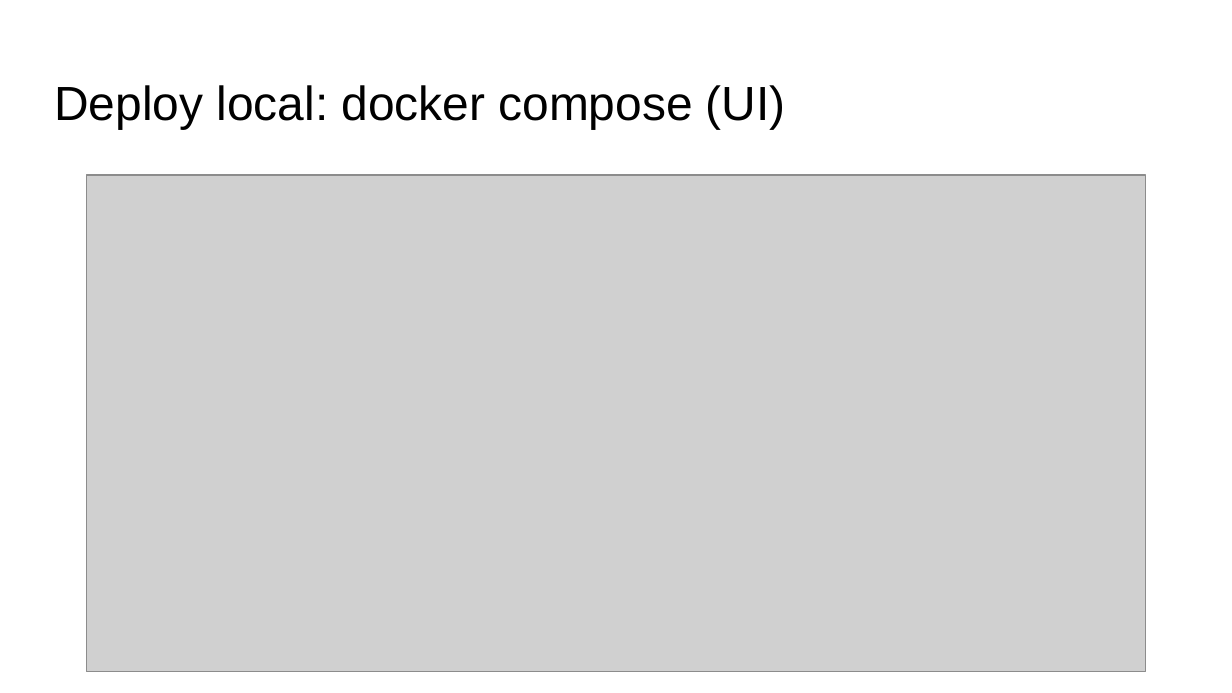
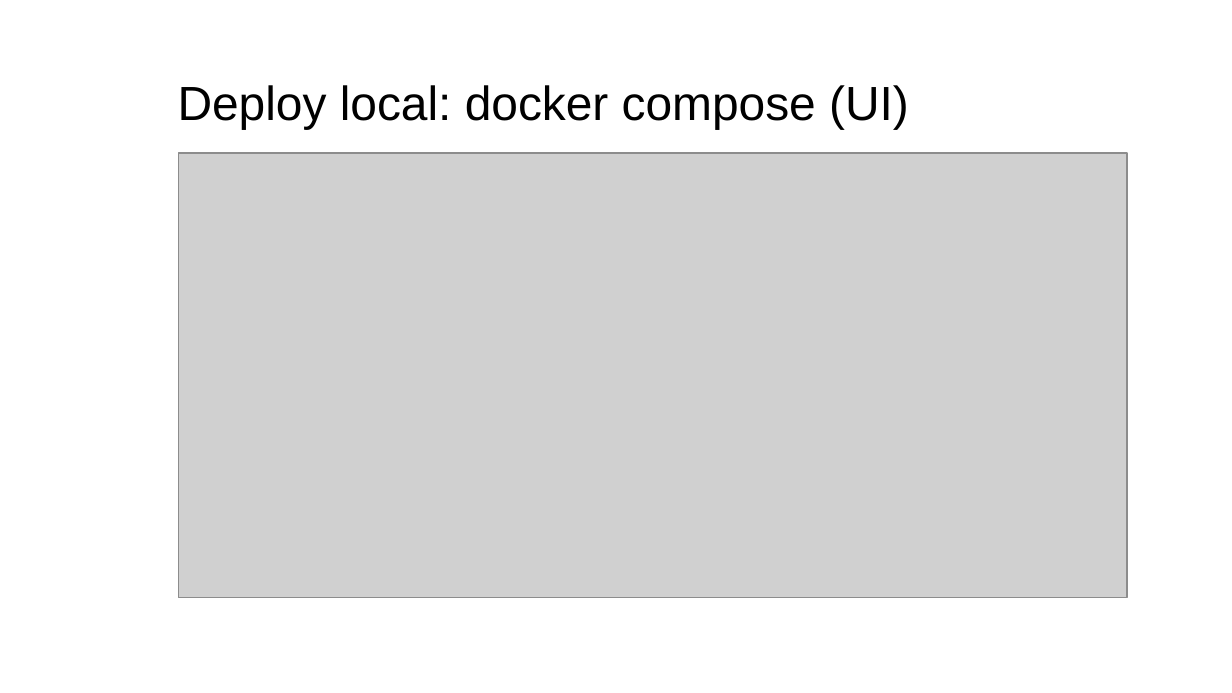
Before and after one commit to gilvanveras/gilvanvmj-mlops-icev, a slide deck: slide 16 of Slides_Domingo.pptx. Drawn at 1232x693 pixels with LibreOffice and Linux fonts; fonts in the diff are those of the drawing; grey boxes stand for pictures; background and template pictures are left out. Boxes give left, top, right and bottom in pixels: in the first picture for what was removed or moved away, otherwise in the second. Text is boxed around its words. In the diff, an @@ line names an element or a change of style, - is before the commit and + after.

```diff
--- a/Slides_Domingo.pptx
+++ b/Slides_Domingo.pptx
@@ title "Deploy local: docker compose (UI)": place and size @@
-title "Deploy local: docker compose (UI)" at box(54, 85, 786, 129)
+title "Deploy local: docker compose (UI)" at box(178, 85, 909, 129)
@@ picture: place and size @@
-picture at box(86, 175, 1146, 671)
+picture at box(179, 153, 1127, 598)
```
Also in this commit, not shown: 2 other slides changed, 1 other file.
